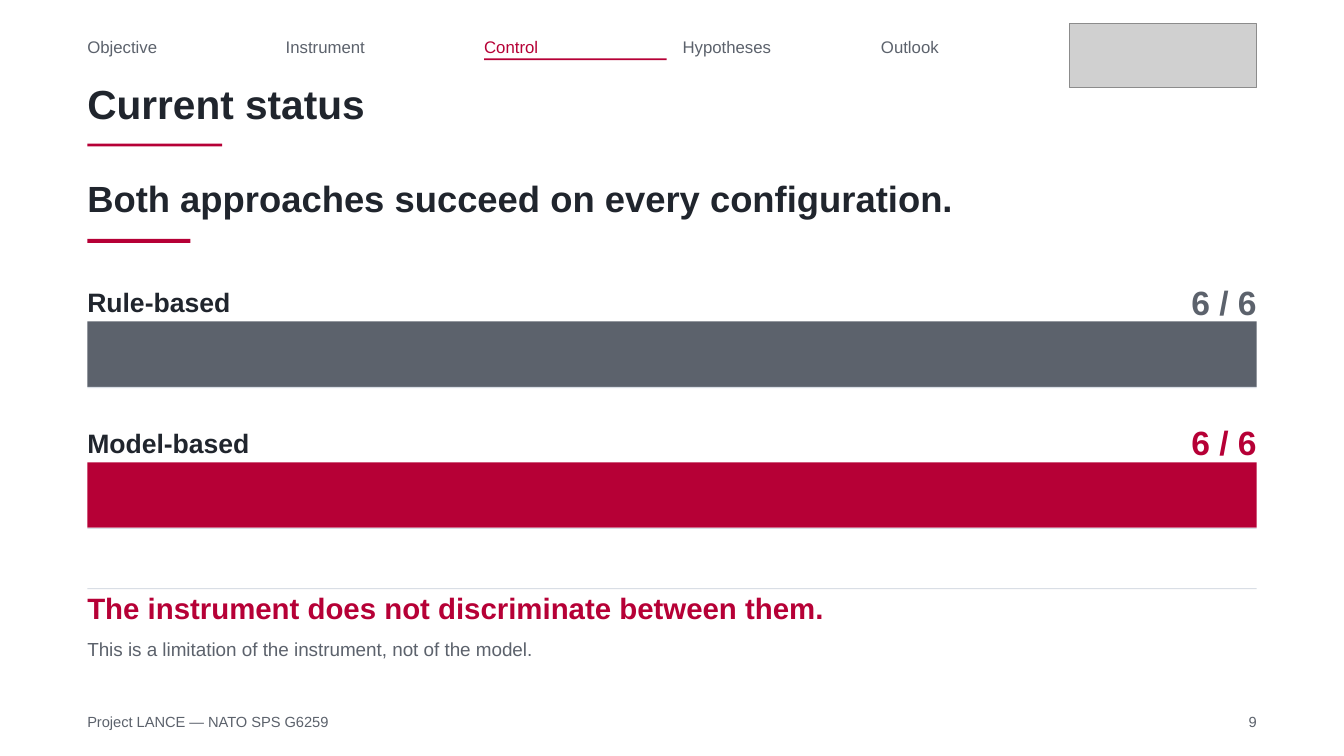
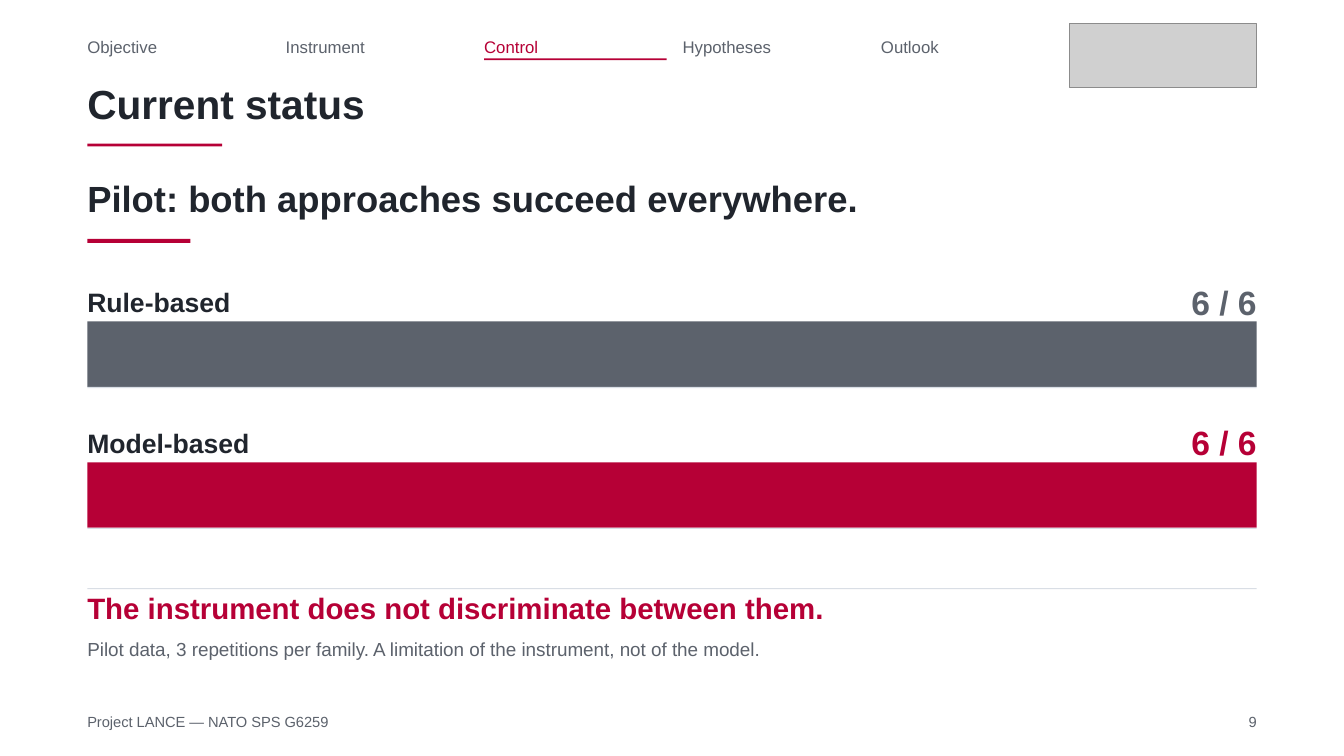
Before and after one commit to Tanguyvans/LANCE, a slide deck: slide 9 of objectifs/presentation-2026-10-23/slides.pptx. Drawn at 1344x756 pixels with LibreOffice and Linux fonts; fonts in the diff are those of the drawing; grey boxes stand for pictures. Boxes give left, top, right and bottom in pixels: in the first picture for what was removed or moved away, otherwise in the second. Text is boxed around its words. In the diff, an @@ line names an element or a change of style, - is before the commit and + after.

```diff
--- a/objectifs/presentation-2026-10-23/slides.pptx
+++ b/objectifs/presentation-2026-10-23/slides.pptx
@@ text at bbox=[87, 185, 857, 220]: text changed @@
-Both approaches succeed on every configuration.
+Pilot: both approaches succeed everywhere.
@@ text at bbox=[87, 642, 759, 660]: text changed @@
-This is a limitation of the instrument, not of the model.
+Pilot data, 3 repetitions per family. A limitation of the instrument, not of the model.
```
Also in this commit, not shown: 4 other slides changed, 2 other files.
